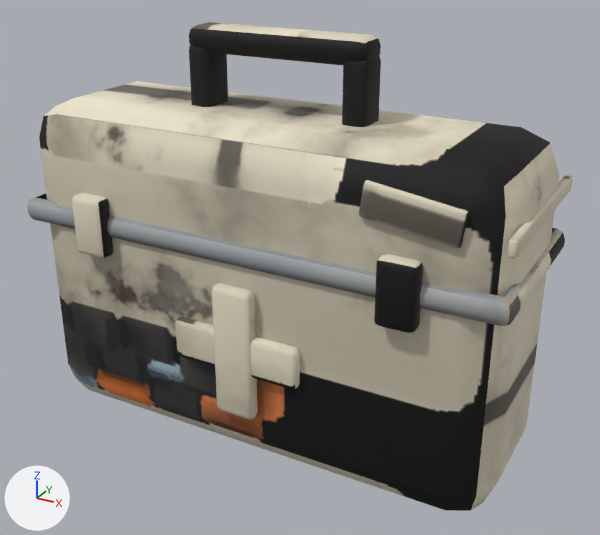
The FBX model art/gear/medkit/medkit.fbx, before and after one commit.
Camera for both pictures: a camera (50 mm lens) standing at (0.00621, -0.01066, 0.00828) and looking at (0.00039, -0.00007, 0.00298). Every picture has the same lights, and +X, +Y and +Z are marked at lower left. The first picture is the older version. Where no turn or scale is listed for an object, it has been applied to the vertices.

In view in the first picture: 'Body', 'Glow'.
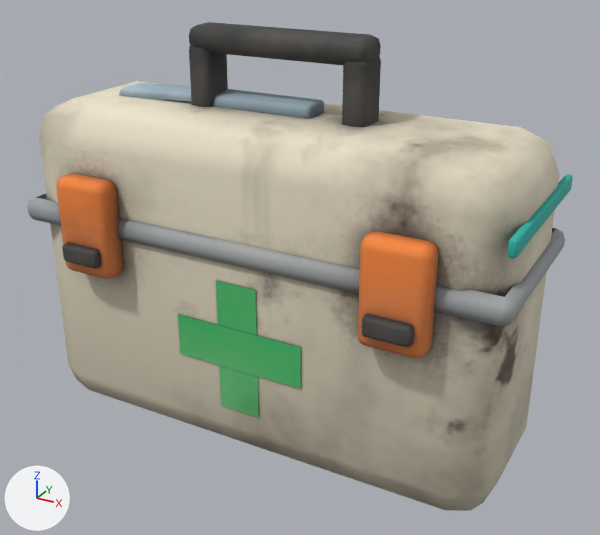
The newer file is also turned or shifted as a whole; pictures and numbers use the older file's frame.

Changed parts and their boxes (x1, y1, x2, y2) in the pictures (600 x 535 px; the box of a moved part takes in the faces that stretch with it):
```json
{"part": 1, "of": "me_body", "change": "moved or reshaped", "before": [374, 254, 423, 333], "after": [358, 231, 439, 358]}
{"part": 2, "of": "me_body", "change": "added", "after": [119, 83, 324, 119]}
{"part": 3, "of": "me_body", "change": "added", "after": [62, 243, 101, 268]}
{"part": 4, "of": "me_body", "change": "added", "after": [362, 314, 414, 347]}
{"part": 5, "of": "me_body", "change": "deleted", "before": [212, 283, 258, 419]}
{"part": 6, "of": "me_body", "change": "deleted", "before": [359, 180, 469, 248]}
{"part": 7, "of": "me_body", "change": "moved or reshaped", "before": [72, 193, 113, 258], "after": [56, 173, 124, 279]}
{"part": 8, "of": "me_body", "change": "cut back", "before": [175, 317, 300, 389], "after": [178, 280, 301, 418]}
{"part": 9, "of": "me_body", "change": "surface changed", "before": [30, 22, 565, 511], "after": [30, 22, 565, 511]}
{"part": 10, "of": "me_glow", "change": "surface changed", "before": [507, 174, 573, 259], "after": [507, 174, 573, 259], "on screen": "grey to cyan"}
```

Edits to the scene script, one JSON object a line:
```json
{"block": "me_glow", "where": "me_glow.from_pydata(...)  # 56 vertices, 108 faces; spans x 0.00395..0.00407, y -0.00142..0.00158, z 0.00437..0.00462"}
{"block": "me_glow", "where": "# used by ob_glow; location = (0.0, 0.0, 0.0)"}
{"block": "me_glow", "change": "me_glow part 10: texture (UV) coordinates of 108 of 108 faces, centred in x 0.00395..0.00407, y -0.00142..0.00158, z 0.00437..0.00462, changed; they spanned u 0.17..0.44, v 0.53..0.93 and now span u 0.11..0.25, v 0.02..0.39"}
{"block": "me_body", "where": "# used by ob_body; location = (0.0, 0.0, 0.0)"}
{"op": "remove", "block": "me_body", "code": "me_body.from_pydata(...)  # 491 vertices, 830 faces; spans x -0.0041..0.0041, y -0.00157..0.00158, z 0.0..0.0066"}
{"op": "add", "block": "me_body", "code": "me_body.from_pydata(...)  # 560 vertices, 942 faces; spans x -0.0041..0.0041, y -0.00182..0.00158, z 0.0..0.0066"}
{"block": "me_body", "change": "me_body part 1: the loose piece of 52 vertices spanning x 0.0023..0.0029, y -0.00157..-0.0013, z 0.0031..0.0041 is scaled about its middle by (1.7, 1.5, 1.61), then moved by (0.0, -0.00006, 0.0)"}
{"block": "me_body", "change": "me_body part 2: a new loose piece of 116 vertices spanning x -0.00293..0.00059, y -0.00021..0.00043, z 0.0053..0.00559, in mat_medkit (picture img_medkit_color_png)"}
{"block": "me_body", "change": "me_body part 3: a new loose piece of 40 vertices spanning x -0.00295..-0.00225, y -0.00182..-0.00168, z 0.00305..0.00335, in mat_medkit (picture img_medkit_color_png)"}
{"block": "me_body", "change": "me_body part 4: a new loose piece of 40 vertices spanning x 0.00225..0.00295, y -0.00182..-0.00168, z 0.00305..0.00335, in mat_medkit (picture img_medkit_color_png)"}
{"block": "me_body", "change": "me_body part 5: the loose piece of 52 vertices spanning x -0.00035..0.00035, y -0.00152..-0.00131, z 0.0009..0.0031 is deleted"}
{"block": "me_body", "change": "me_body part 6: the loose piece of 51 vertices spanning x 0.00198..0.00342, y -0.00141..-0.00129, z 0.00436..0.00504 is deleted"}
{"block": "me_body", "change": "me_body part 7: 52 vertices moved from x -0.0029..-0.0023, y -0.00157..-0.0013, z 0.0031..0.0041 to x -0.0031..-0.0021, y -0.0017..-0.00129, z 0.0028..0.0044"}
{"block": "me_body", "change": "me_body part 8: 2 vertices moved from x -0.001..0.001, y -0.00131, z 0.00232 to x 0.00035, y -0.00134..-0.00132, z 0.0031; 38 vertices removed from x -0.0011..0.0011, y -0.00148..-0.00131, z 0.00165..0.00235; 14 vertices added at x -0.0011..0.0011, y -0.00134..-0.00132, z 0.0009..0.0031"}
{"block": "me_body", "change": "me_body part 9: 498 kept faces spanning x -0.0041..0.0041, y -0.0017..0.00158, z 0.0..0.0066 get new texture (UV) coordinates"}
```
